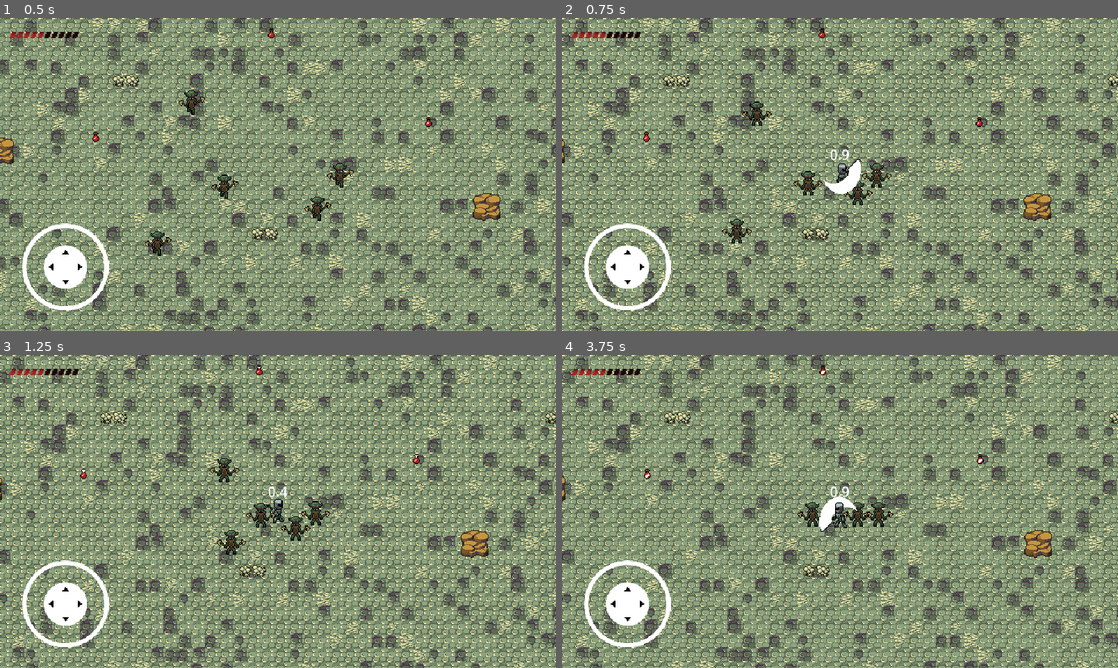
Above: before the commit, frames 1-4 (two rows, left to right).
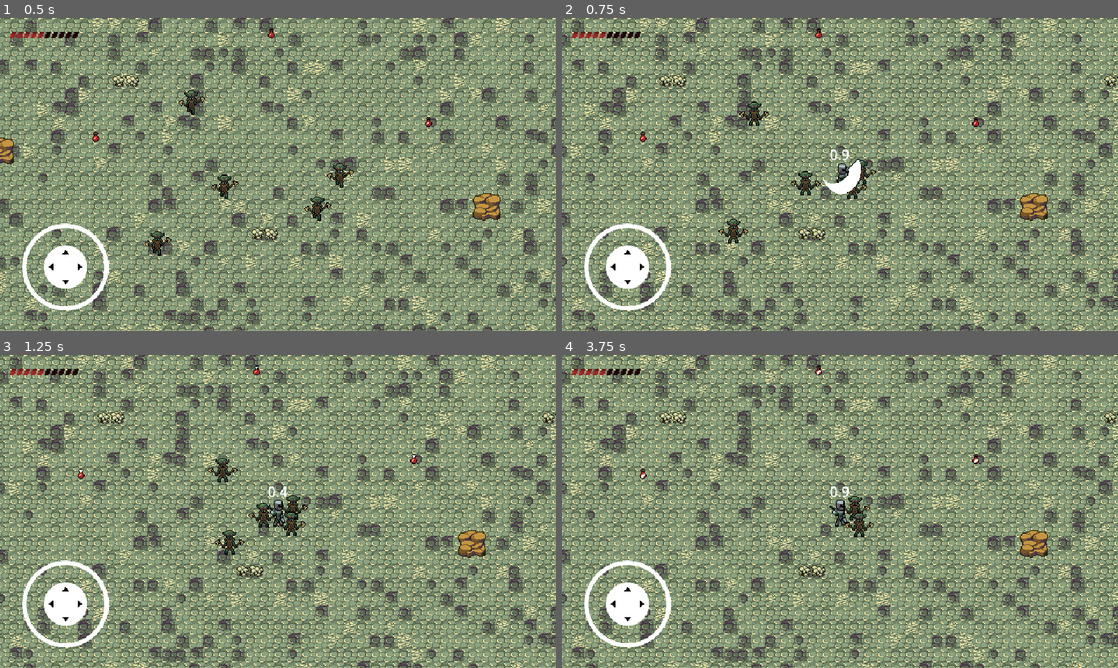
Above: after the commit, the same moments.

Repository: top-it-090304/OmskDev
Game: Godot game, scene res://scene/level/level.tscn
The game is run twice, just before and just after one commit, with the same random seed, the same clock (stepped at 60 frames per second) and the same inputs.
Inputs (mouse positions are in pixels of both pictures, inside the frame that each line leads up to):
- Up to frame 1 (0.5 s): no input
- Up to frame 2 (0.75 s): move the mouse to (962, 158) at 0.52 s; hold D (move_right) from 0.53 s (still down); click (962, 158) at 0.6 s
- Up to frame 3 (1.25 s): keep holding D (move_right)
- Up to frame 4 (3.75 s): release D (move_right) at 1.25 s; drag from (728, 527) to (784, 467) at 1.27 s; move the mouse to (895, 442) at 2.02 s; hold D (move_right) 2.03-2.75 s; click (895, 442) at 2.1 s; drag from (812, 574) to (878, 514) at 2.77 s; move the mouse to (1006, 558) at 3.52 s; hold A (move_left) from 3.53 s (still down); click (1006, 558) at 3.6 s

Frame 1 is identical in both runs. In frame 2, 54% of the frame differs, in the area x 0-100%, y 0-100%; in frame 3, 57%; in frame 4, 59%.
Error after the commit: Invalid assignment of property or key 'wready_for_animation' with value of type 'bool' on a base object of type 'Node2D (atack_spawn.gd)'. (res://scene/game_ob…

Commit message:
Исправлена ошибка с анимацией атаки без задержки и изменены некоторые коллизии

Diff:
--- a/scene/abilities/atack_ability/atack_spawn.gd
+++ b/scene/abilities/atack_ability/atack_spawn.gd
@@ -1,9 +1,12 @@
 extends Node2D
 @export var atack_ability: PackedScene
 
-
+var ready_for_animation=false
 var last_attack_time :=0
 var cooldown = 1000
+
+
+
 func _process(delta):
 
 
@@ -11,6 +14,7 @@
 	if  Input.is_action_just_pressed("attack"):
 		if can_attack():
 			place_player()
+
 	return
 
 func can_attack() -> bool:
@@ -27,3 +31,4 @@
 	var attack_inst = atack_ability.instantiate() as Node2D
 	player.add_child(attack_inst)
 	attack_inst.global_position=player.global_position
+	ready_for_animation=true
--- a/scene/game_objects/enemy/goblin_axe/enemy(goblin_axe).tscn
+++ b/scene/game_objects/enemy/goblin_axe/enemy(goblin_axe).tscn
@@ -91,8 +91,8 @@
 }]
 
 [sub_resource type="CapsuleShape2D" id="CapsuleShape2D_6027f"]
-radius = 12.0
-height = 32.0
+radius = 9.0
+height = 18.0
 
 [sub_resource type="CircleShape2D" id="CircleShape2D_q3hyu"]
 radius = 16.0312
@@ -108,7 +108,7 @@
 autoplay = "runDown"
 
 [node name="CollisionShape2D" type="CollisionShape2D" parent="."]
-position = Vector2(16, 3)
+position = Vector2(16, 13)
 shape = SubResource("CapsuleShape2D_6027f")
 
 [node name="Area2D" type="Area2D" parent="."]
@@ -116,7 +116,8 @@
 collision_mask = 4
 
 [node name="CollisionShape2D" type="CollisionShape2D" parent="Area2D"]
-position = Vector2(16, 2)
+position = Vector2(16, 5)
 shape = SubResource("CircleShape2D_q3hyu")
+debug_color = Color(1, 0.148545, 0.269002, 0.42)
 
 [connection signal="area_entered" from="Area2D" to="." method="_on_area_2d_area_entered"]
--- a/scene/game_objects/player/player.gd
+++ b/scene/game_objects/player/player.gd
@@ -1,5 +1,5 @@
 extends CharacterBody2D
-
+@export var atack_spawn:Node
 var max_speed = 200
 @onready var anim = $AnimatedSprite2D
 var max_health = 100
@@ -13,12 +13,14 @@
 func _ready():
 	health = max_health
 
+
 func _physics_process(_delta: float) -> void:
 	if !can_move:
 
 		return
 
-	if Input.is_action_just_pressed("attack"):
+
+	if atack_spawn.ready_for_animation==true:
 		attack()
 		return
 
@@ -67,9 +69,13 @@
 		Dir.LEFT: anim.play("attack_left")
 		Dir.RIGHT: anim.play("attack_right")
 	await anim.animation_finished
+	atack_spawn.wready_for_animation=false
 	can_move = true
 func take_damage(amount: int):
 	health = max(0, health - amount)
 	health_changed.emit(health, max_health)
 	if health == 0:
 		queue_free()
+func _on_attack_placed(attack_instance: Node2D):
+	# Здесь делайте то, что хотели (например, атаку)
+	attack()
--- a/scene/game_objects/player/player.tscn
+++ b/scene/game_objects/player/player.tscn
@@ -18,8 +18,8 @@
 [ext_resource type="Texture2D" uid="uid://dxdn8h61vtnv5" path="res://sprites/player/Health/Health_progressbar_sprite_progress.png" id="16_lfjyr"]
 [ext_resource type="Script" uid="uid://bxelbrdtxv7u6" path="res://scene/game_objects/player/health.gd" id="17_amje0"]
 
-[sub_resource type="RectangleShape2D" id="RectangleShape2D_1tyhs"]
-size = Vector2(29, 49)
+[sub_resource type="CircleShape2D" id="CircleShape2D_p0vsu"]
+radius = 13.0
 
 [sub_resource type="RectangleShape2D" id="RectangleShape2D_lrjex"]
 size = Vector2(16, 13)
@@ -617,9 +617,10 @@
 "speed": 5.0
 }]
 
-[node name="player" type="CharacterBody2D" groups=["player"]]
+[node name="player" type="CharacterBody2D" node_paths=PackedStringArray("atack_spawn") groups=["player"]]
 z_index = 2
 script = ExtResource("1_e68h0")
+atack_spawn = NodePath("ability_manager/atack_spawn")
 
 [node name="TextureProgressBar" type="TextureProgressBar" parent="." node_paths=PackedStringArray("player")]
 offset_left = -309.0
@@ -640,8 +641,8 @@
 collision_mask = 0
 
 [node name="CollisionShape2D" type="CollisionShape2D" parent="Area2D"]
-position = Vector2(-0.5, 0.5)
-shape = SubResource("RectangleShape2D_1tyhs")
+position = Vector2(0, 11)
+shape = SubResource("CircleShape2D_p0vsu")
 debug_color = Color(0.290712, 0.629766, 0, 0.42)
 
 [node name="MobileController" parent="." instance=ExtResource("2_1tyhs")]
